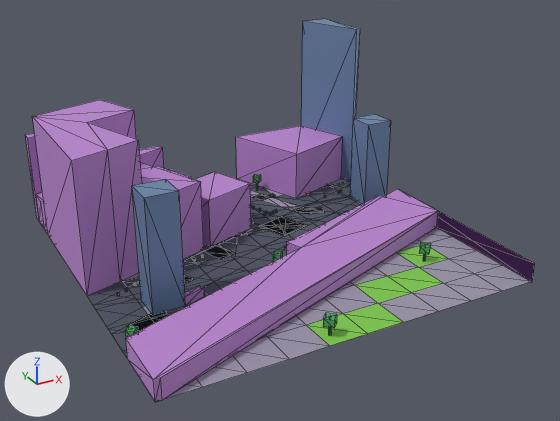
The glTF model public/maps/melbourne/chunks/3_-16.glb, before and after one commit.
Both versions are drawn from a camera (50 mm lens) standing at (308.0, 1662.0, 114.2) and looking at (415.8, 1857.9, 16.2). The axes (+X, +Y, +Z) are drawn at lower left. The lights are the same throughout. The older version comes first. Mesh edges are drawn as thin lines. Where no turn or scale is listed for an object, it has been applied to the vertices. Vertices at exactly the same position are counted once.

Names of what the first picture shows: 'compiled-chunk'.
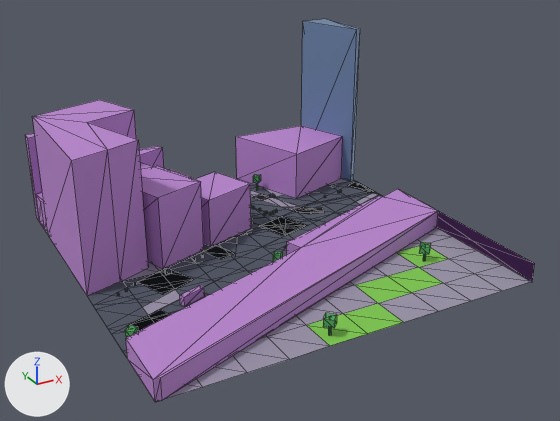
Where the change shows, as pixel boxes [x1, y1, x2, y2] in the pictures (560 x 421 px; the box of a moved part takes in the faces that stretch with it):
part 1 of me_mesh_0, deleted (blue): before [131, 179, 185, 315]
part 2 of me_mesh_0, deleted (blue): before [350, 114, 391, 204]
part 3 of me_mesh_0, moved or reshaped: before [283, 184, 357, 220]; after [283, 181, 380, 220]

The change, as a list of edits to the scene's bpy script:
```text
Change me_mesh_0:
    used by ob_compiled_chunk; location = (414.0, 1866.0, 30.3)
    remove me_mesh_0.from_pydata(...)  # 772 vertices, 1093 faces; spans x -60.0..60.0, y -60.0..60.0, z -30.0..30.0
    add me_mesh_0.from_pydata(...)  # 756 vertices, 1069 faces; spans x -60.0..60.0, y -60.0..60.0, z -30.0..30.0
    me_mesh_0 part 1: the loose piece of 8 vertices spanning x -46.9..-37.1, y -22.9..-13.1, z -30.0..5.5 is deleted
    me_mesh_0 part 2: the loose piece of 8 vertices spanning x 49.1..58.9, y 13.1..22.9, z -30.0..0.9 is deleted
    me_mesh_0 part 3
    24 faces are deleted
    15 new faces join them, mat_asphalt (greyish blue #4f5563)
    9 new faces join them, mat_commercial (purple #b985cf)
    other edits to the shape of me_mesh_0 do not show in these pictures
```
